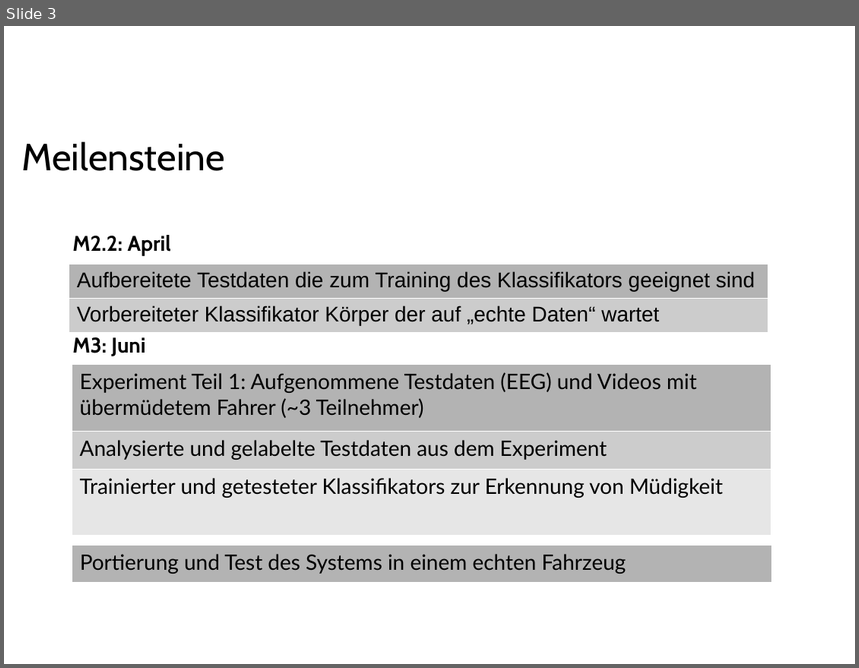
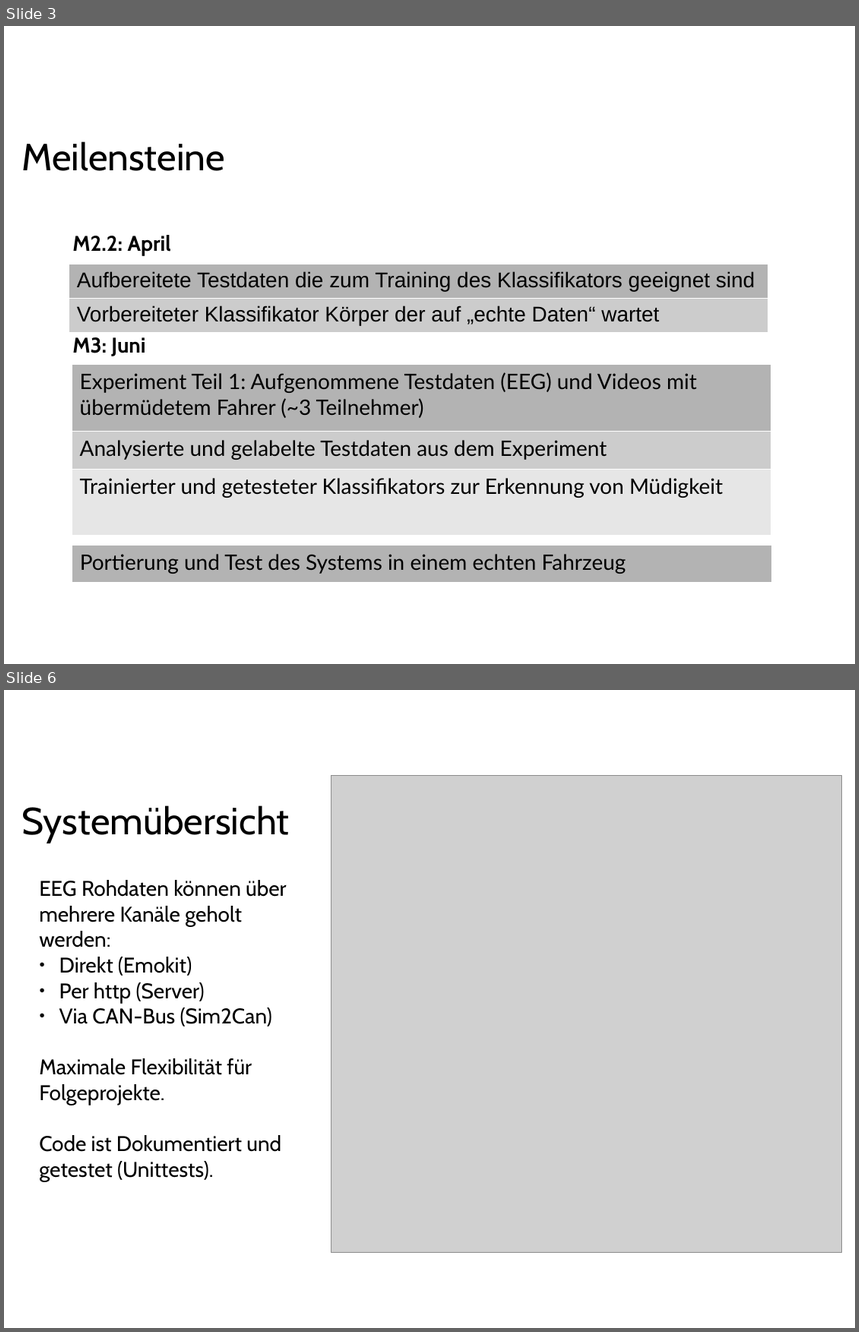
Before and after one commit to ppasler/current-adas, a slide deck: project/Zwischenstand.odp. Shown one above the other, each under a label of ours: slide 3 before the commit, slides 3 and 6 after it; the slides between them are not shown. The pictures are 859x668 and 859x1332 pixels, drawn with LibreOffice and Linux fonts; fonts in the diff are those of the drawing; grey boxes stand for pictures; background and template pictures are left out. Boxes give left, top, right and bottom in pixels: in the first picture for what was removed or moved away, otherwise in the second. Text is boxed around its words. In the diff, an @@ line names an element or a change of style, - is before the commit and + after.

```diff
--- a/project/Zwischenstand.odp
+++ b/project/Zwischenstand.odp
@@ slide 6 added at (4, 690, 855, 1328), background #FFFFFF @@
@@ picture added at (332, 775, 842, 1252) @@
@@ text added at (22, 806, 290, 842), 32 pt, text #000000 @@
+Systemübersicht
@@ text added at (39, 880, 287, 1182), 18 pt, text #000000 @@
+EEG Rohdaten können über mehrere Kanäle geholt werden:
+● Direkt (Emokit)
+● Per http (Server)
+● Via CAN-Bus (Sim2Can)
+Maximale Flexibilität für Folgeprojekte.
+Code ist Dokumentiert und getestet (Unittests).
```
Also in this commit, not shown: 5 slides changed, 3 other slides added, 4 slides removed, 6 other files.
